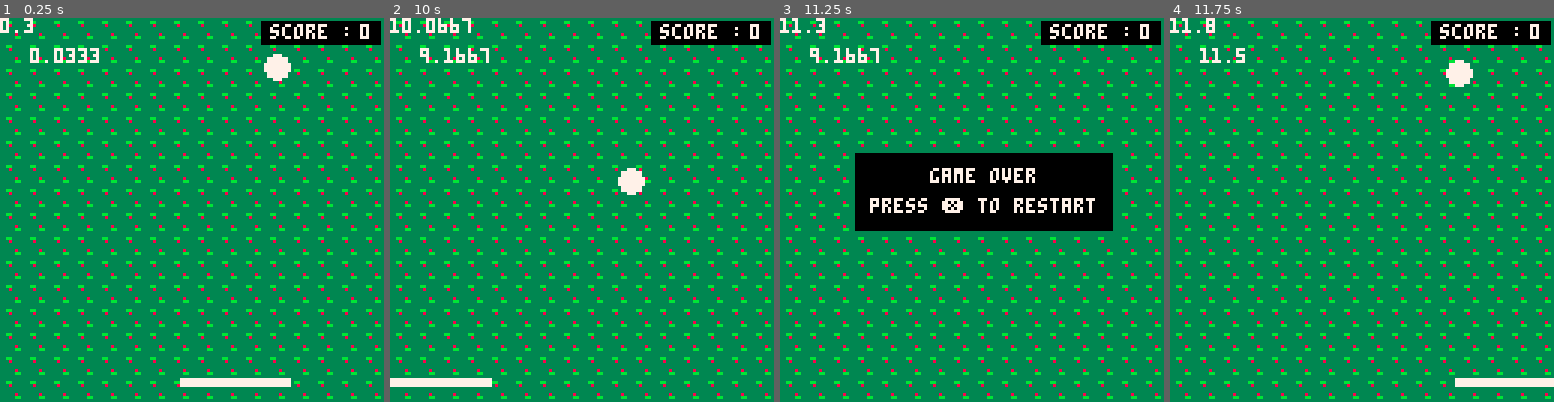
Above: before the commit, frames 1-4 (left to right).
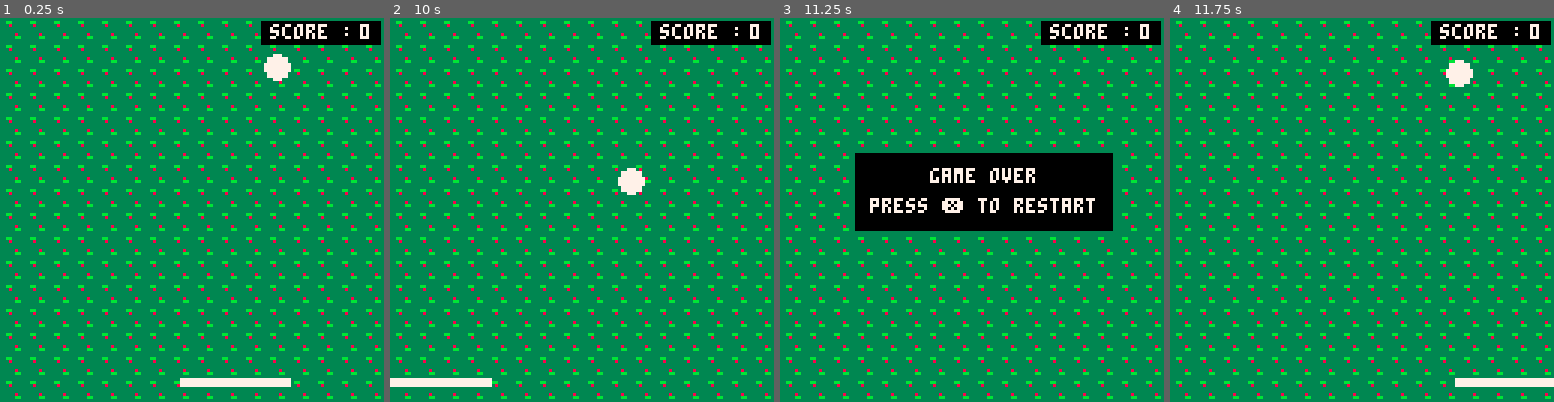
Above: after the commit, the same moments.

Repository: adatechschool/PC-pico8-maraalno
Game: PICO-8 cartridge monjeu.p8
Same seed, same stepped clock (60 frames per second), same inputs: the game is played once before the commit and once after it.
Inputs:
- Up to frame 1 (0.25 s): no input
- Up to frame 2 (10 s): tap X (X key) at 1.07, 2.07, 2.4, 2.73, 3.07, 3.4, 3.73, 4.07, 4.4, 4.73, 5.07, 5.4, 5.73, 6.07, 6.4, 6.73, 7.07, 7.4, 7.73, 8.07, 8.4, 8.73, 9.07, 9.4, 9.73 s; hold Left 1.97-2.37 s; hold Right 2.87-3.53 s; hold Right 4.13-4.53 s; hold Left 5.13-5.8 s; hold Left 6.23-6.63 s; hold Right 7.13-7.8 s; hold Right 8.4-8.8 s; hold Left from 9.4 s (still down)
- Up to frame 3 (11.25 s): release Left at 10.07 s; tap X (X key) every 0.33 s from 10.07 to 11.07 s; hold Left 10.5-10.9 s
- Up to frame 4 (11.75 s): tap X (X key) at 11.4, 11.73 s; hold Right from 11.4 s (still down)

The runs differ from the first frame. In frame 1, 0.5% of the frame differs, in the area x 0-26%, y 0-12%; in frame 2, 0.6%; in frame 3, 0.4%; in frame 4, 0.4%.

Commit message:
[Feature_code_VitesseDeJeu]v1

Diff:
--- a/monjeu.p8
+++ b/monjeu.p8
@@ -25,6 +25,7 @@
 
 	last=time()
 	last_racket=time()
+	last_ball=time()
 
 end
 
@@ -45,9 +46,8 @@
  -- collision raquette
  if collision() then
  	ball.speedy=-ball.speedy
-															+ball.speedup
-			ball.speedx=-ball.speedx
-															-ball.speedup
+														-ball.speedup
+		ball.speedx+=ball.speedup
 		sfx(3)
 	end
 
@@ -56,6 +56,7 @@
  game_over()
  game_restart()
  size_racket()
+-- speed_ball()
 
  --collision goodies
  for g in all(goodies) do
@@ -72,8 +73,6 @@
 function _draw()
 	cls()
 	map(0,0)
-	print (time())
-	print (last_racket,10,10)
 	--raquette
 	rectfill(p.x,p.y,p.x+p.w,
 	p.y+p.h,7)
@@ -115,10 +114,6 @@
  	ball.speedx=-ball.speedx
  end
 
- //if (ball.y > 120) then
- 	//ball.speedy=-ball.speedy
- //end
-
  if (ball.x < 0) then
  	ball.speedx=-ball.speedx
  end
@@ -133,10 +128,12 @@
 
 end
 
---function update_balle()
---for b in all (balle) do
---i.y-=b.speed
---end
+--function speed_ball()
+	--if (time() - last_ball)>5 then
+
+
+--	last_ball=time()
+	--end
 --end
 -->8
 -- collision
@@ -214,9 +211,9 @@
 
 
 function collision_goodies(g)
-	if((g.x)>=p.x+3)
+	if((g.x+3)>=p.x)
 		and
-		((g.x)<=(p.x+p.w+3))
+		((g.x)<=(p.x+p.w))
 		and
 		((g.y+7)>=p.y)
 		and
